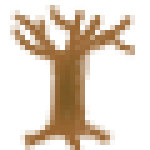
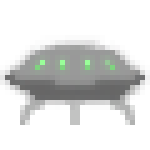
Layered file, before and after one edit (150×150). Changes by layer:
added group "ufo" with 2 layers above "egg" over [0, 35, 150, 125]
added layer "Layer 24" in group "ufo" over [0, 35, 150, 125]
hid "Layer 13" over [10, 5, 135, 150]
hid "Layer 1", painted on it over [0, 5, 150, 150]
